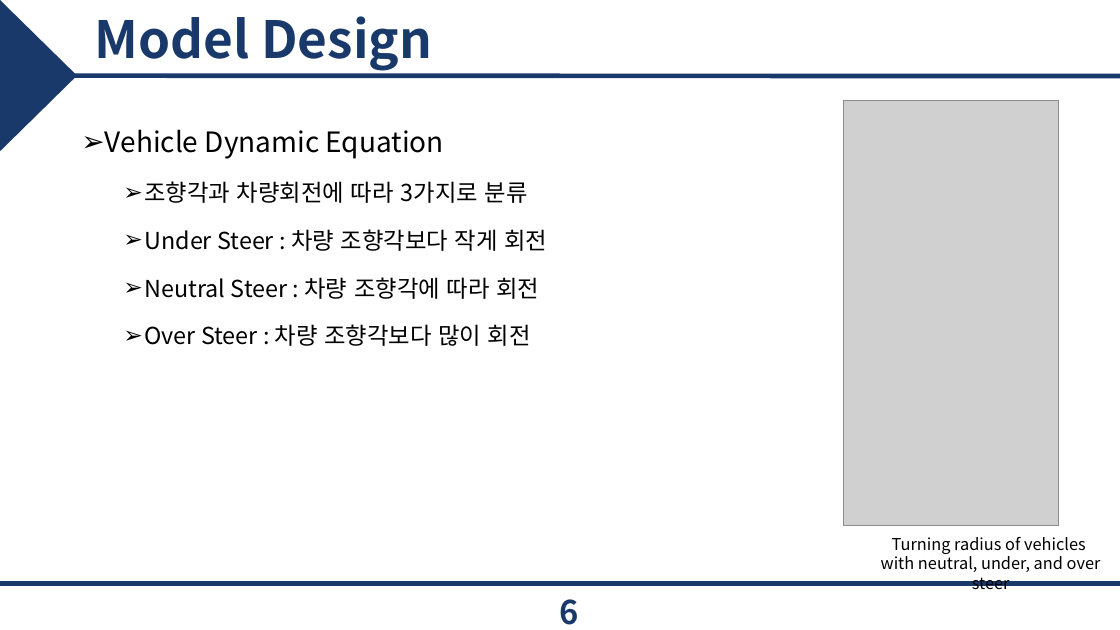
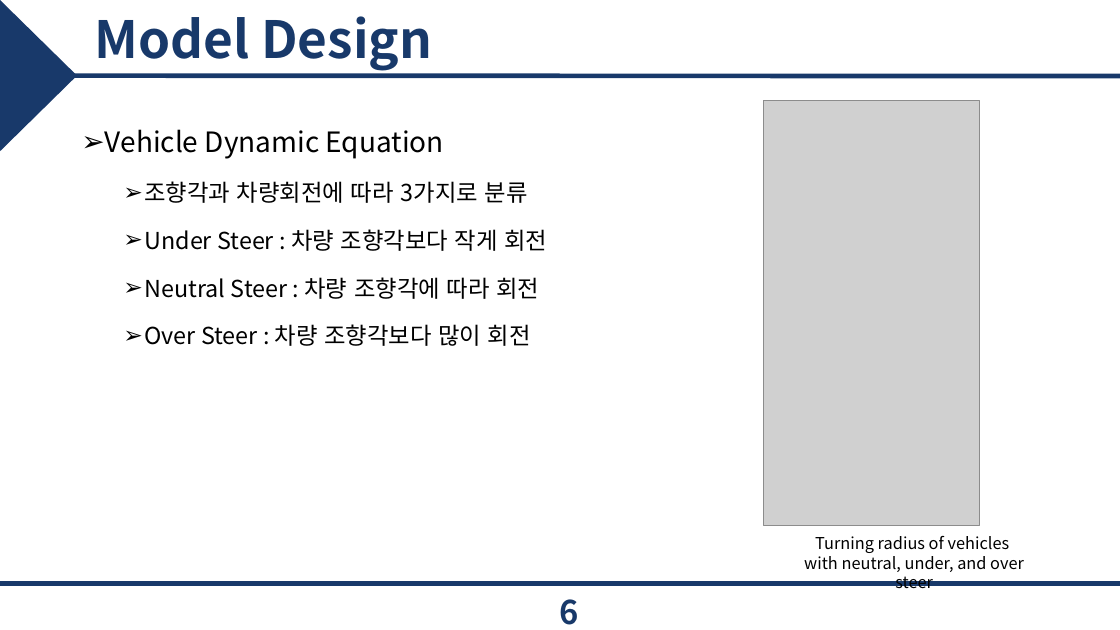
Before and after one commit to epoxx-arch/Torque_vectoringthesis, a slide deck: slide 6 of 졸업 논문/JCCI 발표.pptx. Drawn at 1120x630 pixels with LibreOffice and Linux fonts; fonts in the diff are those of the drawing; grey boxes stand for pictures; background and template pictures are left out. Boxes give left, top, right and bottom in pixels: in the first picture for what was removed or moved away, otherwise in the second. Text is boxed around its words. In the diff, an @@ line names an element or a change of style, - is before the commit and + after.

```diff
--- a/졸업 논문/JCCI 발표.pptx
+++ b/졸업 논문/JCCI 발표.pptx
@@ picture: place and size @@
-picture at bbox=[844, 101, 1060, 526]
+picture at bbox=[764, 101, 980, 526]
@@ text "Turning radius of vehicles": place and size @@
-text "Turning radius of vehicles" at bbox=[881, 537, 1101, 590]
+text "Turning radius of vehicles" at bbox=[804, 536, 1024, 588]
```
Also in this commit, not shown: 3 other slides changed, 1 slide added, 1 slide removed, 1 other file.
